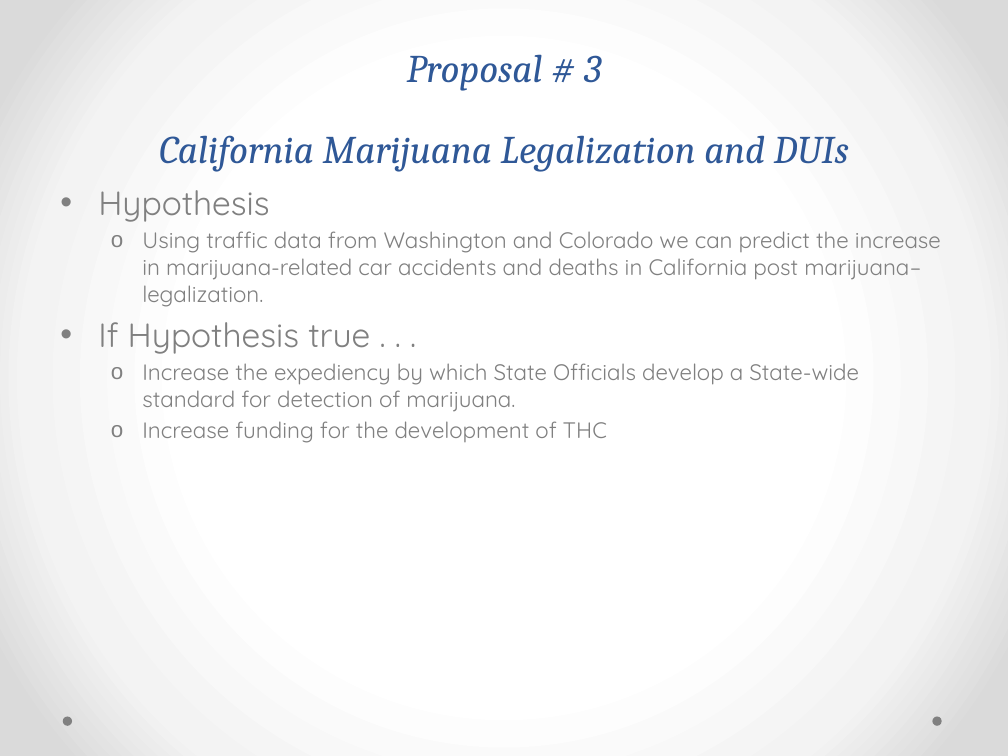
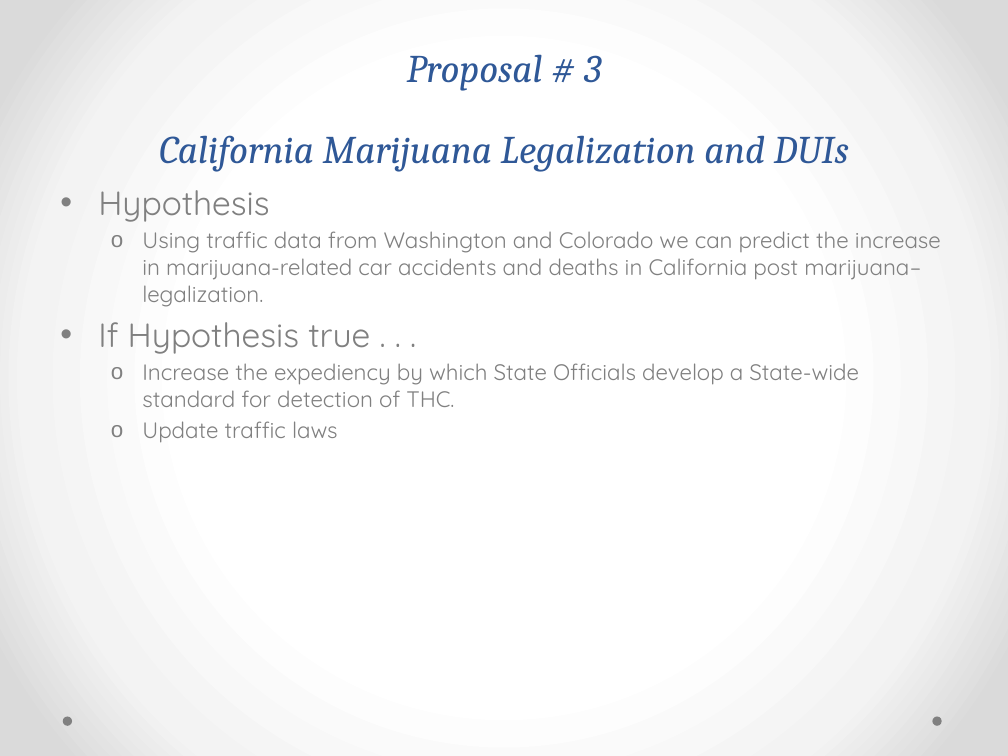
Before and after one commit to kfstieler/ds-sf-29, a slide deck: slide 9 of projects/final-projects/01-lightning-talk/Lightning_Talk_Stieler.pptx. Drawn at 1008x756 pixels with LibreOffice and Linux fonts; fonts in the diff are those of the drawing. Boxes give left, top, right and bottom in pixels: in the first picture for what was removed or moved away, otherwise in the second. Text is boxed around its words. In the diff, an @@ line names an element or a change of style, - is before the commit and + after.

```diff
--- a/projects/final-projects/01-lightning-talk/Lightning_Talk_Stieler.pptx
+++ b/projects/final-projects/01-lightning-talk/Lightning_Talk_Stieler.pptx
@@ text at (142, 363, 859, 443): text changed @@
-  o Increase the expediency by which State Officials develop a State-wide standard for detection of marijuana.
-  o Increase funding for the development of THC
+  o Increase the expediency by which State Officials develop a State-wide standard for detection of THC.
+  o Update traffic laws
```
Also in this commit, not shown: 6 other slides changed.
